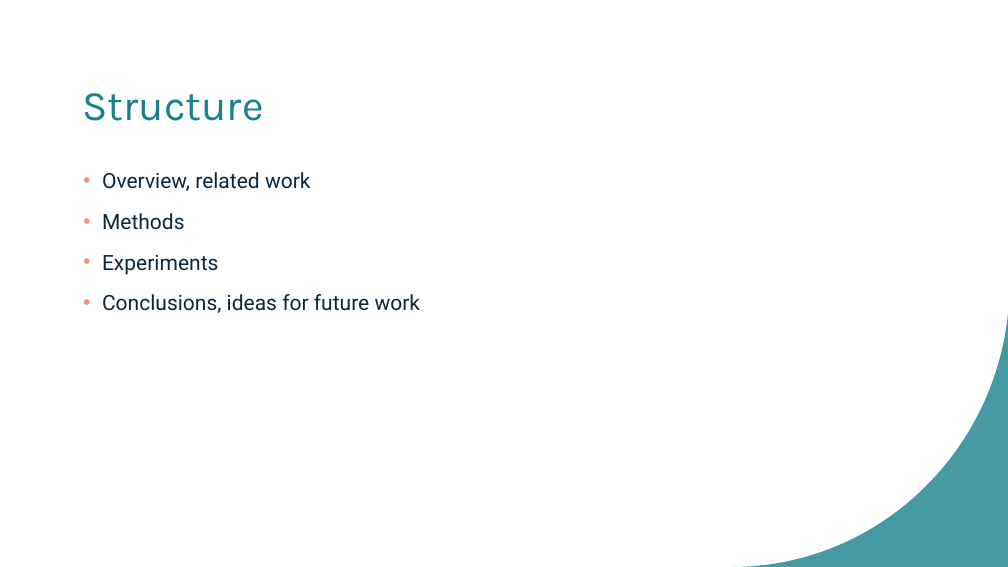
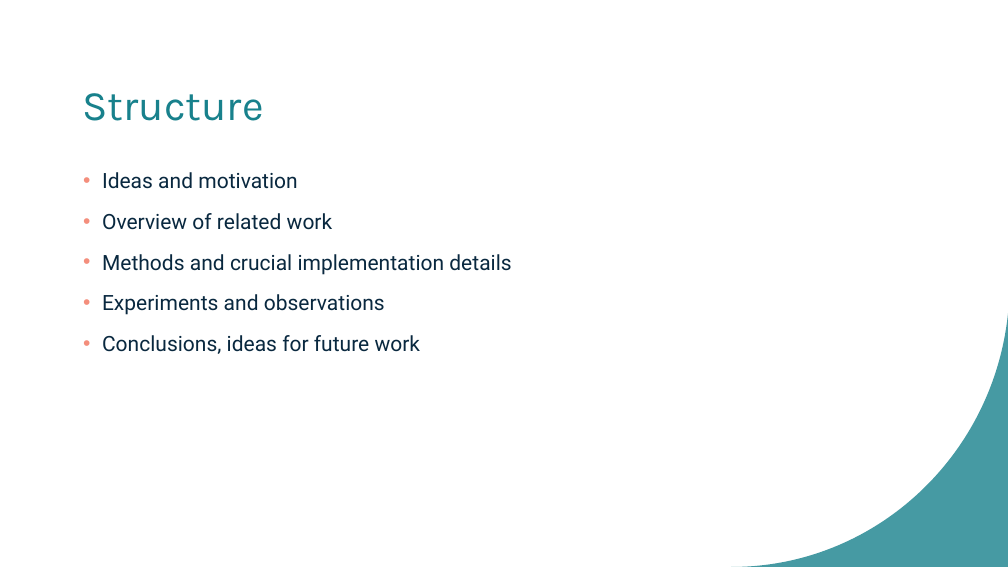
Before and after one commit to bajicluka01/CollectiveBehaviour-GroupA, a slide deck: slide 2 of GroupA-presentation.pptx. Drawn at 1008x567 pixels with LibreOffice and Linux fonts; fonts in the diff are those of the drawing. Boxes give left, top, right and bottom in pixels: in the first picture for what was removed or moved away, otherwise in the second. Text is boxed around its words. In the diff, an @@ line names an element or a change of style, - is before the commit and + after.

```diff
--- a/GroupA-presentation.pptx
+++ b/GroupA-presentation.pptx
@@ text at box(102, 172, 511, 315): text changed @@
-• Overview, related work
-• Methods
-• Experiments
+• Ideas and motivation
+• Overview of related work
+• Methods and crucial implementation details
+• Experiments and observations
```
Also in this commit, not shown: 4 other slides changed, 4 slides added.
